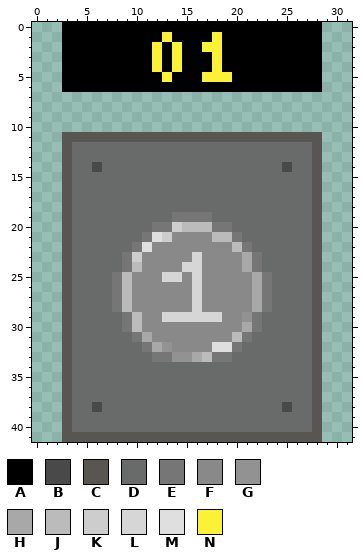
Edited in one commit: pixel-art sprite (sprites/elevator-button/button1.png). The picture above was drawn from the file before the commit.
The file is 32x42 pixels. Colours within 5 levels of each other are drawn and written as one.
Palette (. is transparent): A #000000  B #494949  C #595652  D #696a6a  E #767676  F #898989  G #929292  H #a8a8a8  J #bbbbbb  K #cdcdcd  L #d6d6d6  M #dfdfdf  N #fbf236
After the commit:
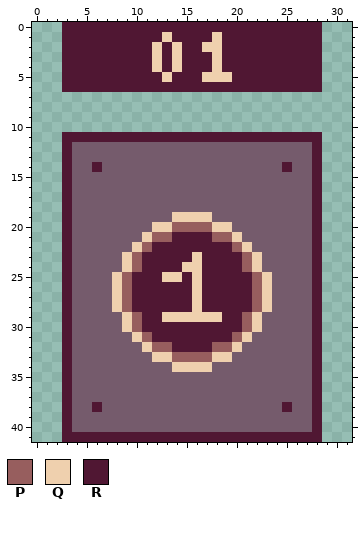
Colours new in this view: P #975e5e  Q #efd0ae  R #501733
The edit:
Colour D changes from #696a6a to #755b6c.
The author changed colour G to colour P in row 29 at x 21; in row 32 at x 13; in row 33 at x 14 to 15.
The author changed colour H to colour P in rows 23 to 24 at x 21; in rows 25 to 28 at x 22; in row 30 at x 21; in row 31 at x 11; in row 32 at x 12; in row 33 at x 16.
The author changed colour J to colour P in row 20 at x 15 to 17; in row 21 at x 18 to 19; in row 22 at x 20; in row 24 at x 10; in rows 25 to 28 at x 9; in rows 29 to 30 at x 10.
The author changed colour J to colour P in row 31 at x 20; in row 33 at x 17.
The author changed colour K to colour P in row 20 at x 14; in row 21 at x 13; in row 23 at x 10.
The author changed colour M to colour P in row 21 at x 12; in row 22 at x 11; in row 32 at x 18 to 19.
The author changed colour D to colour Q in row 34 at x 14 to 17.
The author changed colour E to colour Q in row 19 at x 14 to 17; in row 20 at x 12 to 13 and 18 to 19; in row 21 at x 11 and 20; in row 22 at x 10 and 21; in rows 23 to 24 at x 9 and 22; in rows 25 to 28 at x 8 and 23.
The author changed colour E to colour Q in rows 29 to 30 at x 9 and 22; in row 31 at x 10 and 21; in row 32 at x 11 and 20; in row 33 at x 12 to 13 and 18 to 19.
The author changed colour L to colour Q in row 23 at x 16; in row 24 at x 15 to 16; in row 25 at x 13 to 14 and 16; in rows 26 to 28 at x 16; in row 29 at x 13 to 18.
The author changed colour N to colour Q in row 1 at x 13 and 18; in row 2 at x 12, 14 and 17 to 18; in rows 3 to 4 at x 12, 14 and 18; in row 5 at x 13 and 17 to 19.
The author changed colour A to colour R in row 0 at x 3 to 28; in row 1 at x 3 to 12, 14 to 17 and 19 to 28; in row 2 at x 3 to 11, 13, 15 to 16 and 19 to 28; in rows 3 to 4 at x 3 to 11, 13, 15 to 17 and 19 to 28; in row 5 at x 3 to 12, 14 to 16 and 20 to 28; in row 6 at x 3 to 28.
The author changed colour B to colour R in row 14 at x 6 and 25; in row 38 at x 6 and 25.
The author changed colour C to colour R in row 11 at x 3 to 28; in rows 12 to 40 at x 3 and 28; in row 41 at x 3 to 28.
The author changed colour F to colour R in row 21 at x 14 to 17; in row 22 at x 12 to 19; in row 23 at x 11 to 15 and 17 to 20; in row 24 at x 11 to 14 and 17 to 20; in row 25 at x 10 to 12, 15 and 17 to 21; in rows 26 to 28 at x 10 to 15 and 17 to 21.
The author changed colour F to colour R in row 29 at x 11 to 12 and 19 to 20; in row 30 at x 11 to 20; in row 31 at x 12 to 19; in row 32 at x 14 to 17.
Pixel boxes of the changes (left, top, right, bottom) in both pictures:
changed: (62, 22, 322, 442)
